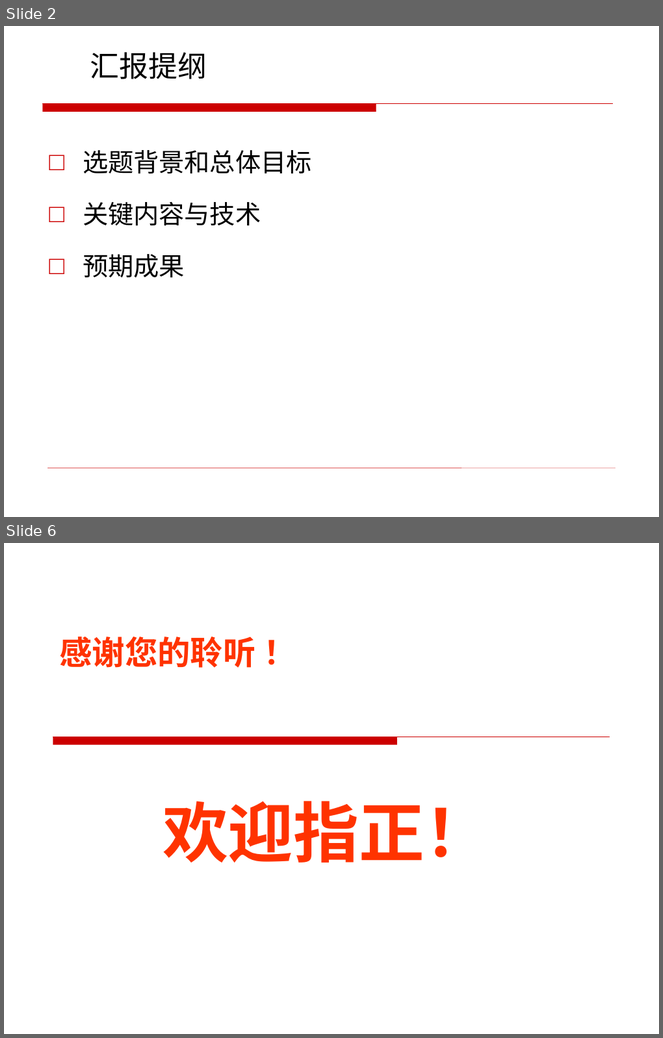
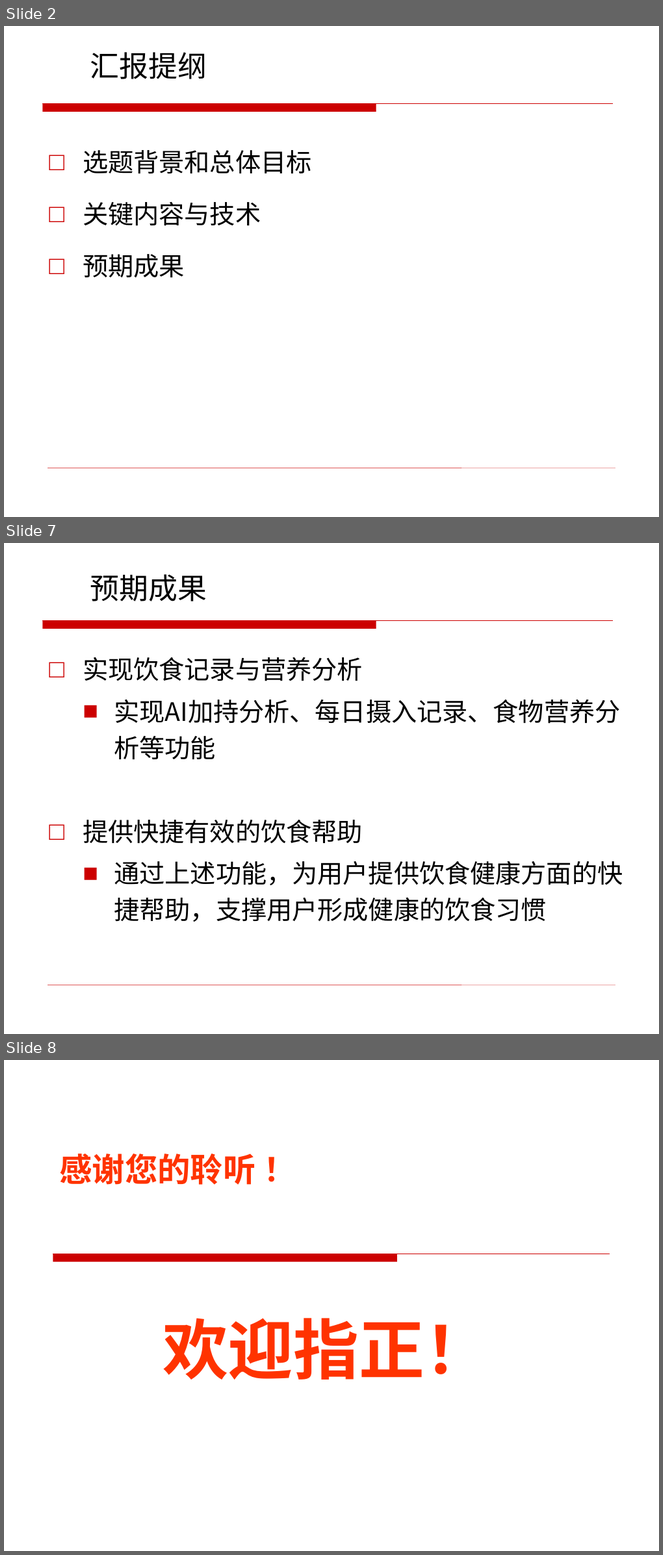
Before and after one commit to bensaku/ikun-home, a slide deck: 毕业设计/附件1：软件学院本科毕业设计汇报检查PPT模版（第1次）.pptx. Shown one above the other, each under a label of ours: slides 2 and 6 before the commit, slides 2, 7 and 8 after it; the slides between them are not shown. The pictures are 663x1038 and 663x1555 pixels, drawn with LibreOffice and Linux fonts; fonts in the diff are those of the drawing; background and template pictures are left out. Boxes give left, top, right and bottom in pixels: in the first picture for what was removed or moved away, otherwise in the second. Text is boxed around its words. In the diff, an @@ line names an element or a change of style, - is before the commit and + after.

```diff
--- a/毕业设计/附件1：软件学院本科毕业设计汇报检查PPT模版（第1次）.pptx
+++ b/毕业设计/附件1：软件学院本科毕业设计汇报检查PPT模版（第1次）.pptx
@@ slide 7 added at box(4, 543, 659, 1034), background #FFFFFF; not listed: 2 template elements that a slide beside it also shows @@
@@ title added at box(90, 574, 207, 601), 32 pt, text #000000 @@
+预期成果
@@ text added at box(83, 657, 623, 922), 28 pt, text #000000 @@
+□ 实现饮食记录与营养分析
+  ■ 实现AI加持分析、每日摄入记录、食物营养分析等功能
+□ 提供快捷有效的饮食帮助
+  ■ 通过上述功能，为用户提供饮食健康方面的快捷帮助，支撑用户形成健康的饮食习惯
@@ what was slide 6 is now slide 8 @@
```
Also in this commit, not shown: 3 slides changed, 1 other slide added.
